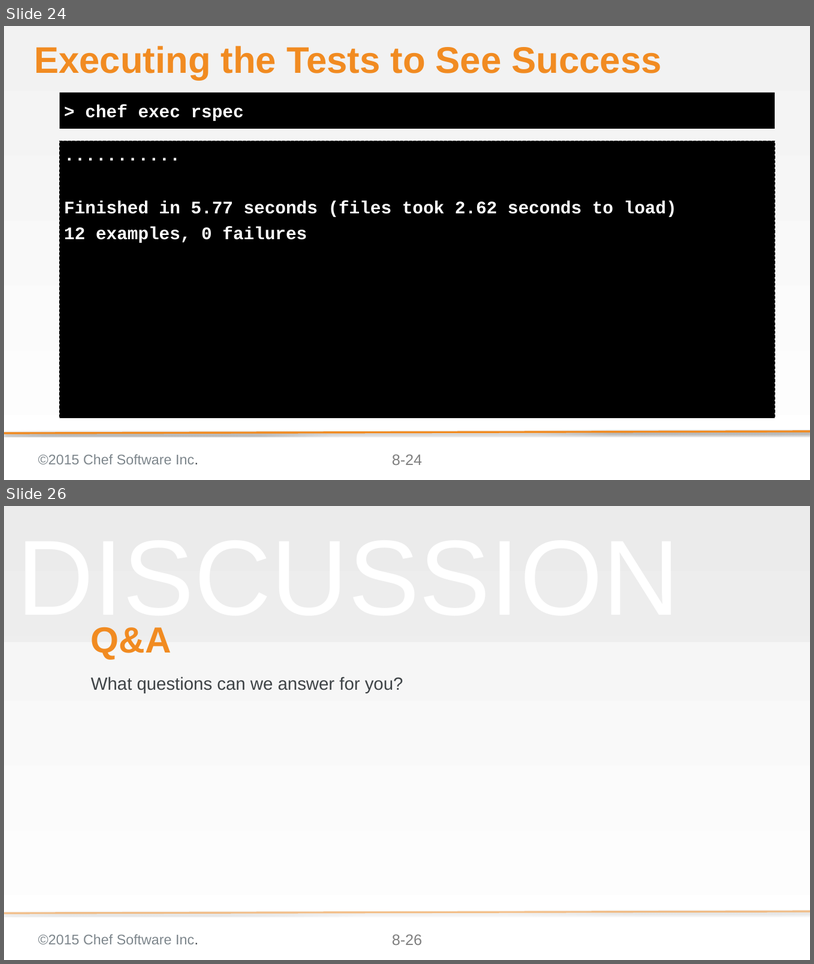
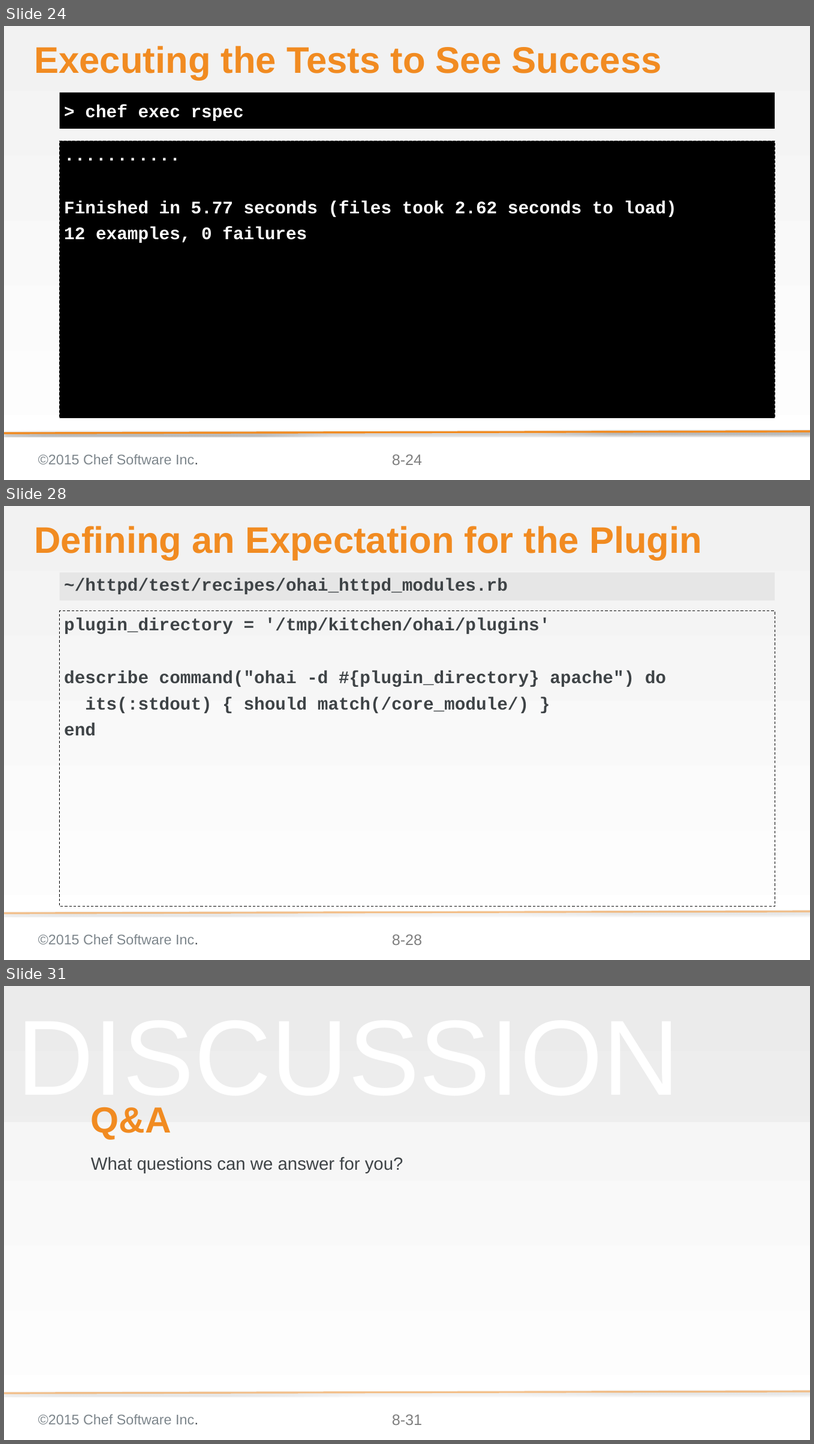
Before and after one commit to chef-training/extending_cookbooks, a slide deck: 08-creating_ohai_plugins.pptx. Shown one above the other, each under a label of ours: slides 24 and 26 before the commit, slides 24, 28 and 31 after it; the slides between them are not shown. The pictures are 814x964 and 814x1444 pixels, drawn with LibreOffice and Linux fonts; fonts in the diff are those of the drawing; background and template pictures are left out. Boxes give left, top, right and bottom in pixels: in the first picture for what was removed or moved away, otherwise in the second. Text is boxed around its words. In the diff, an @@ line names an element or a change of style, - is before the commit and + after.

Commit message:
Updates the 08 Ohai module

```diff
--- a/08-creating_ohai_plugins.pptx
+++ b/08-creating_ohai_plugins.pptx
@@ slide 28 added at [4,506,810,960], background gradient #F2F2F2 to #FFFFFF; not listed: 3 template elements that a slide beside it also shows @@
@@ title added at [34,526,702,560], 58.7 pt, text #F18B21, bold @@
+Defining an Expectation for the Plugin
@@ text added at [60,572,775,600], fill #D9D9D9 at 50% opacity, 28 pt, text #3E4346, bold @@
+~/httpd/test/recipes/ohai_httpd_modules.rb
@@ text added at [60,611,775,906], outline #000000 1 pt dashed, 28 pt, text #3E4346, bold @@
+plugin_directory = '/tmp/kitchen/ohai/plugins'
+describe command("ohai -d #{plugin_directory} apache") do
+its(:stdout) { should match(/core_module/) }
+end
@@ what was slide 26 is now slide 31 @@
@@ page number at [392,1414,422,1425]: text changed @@
-8-26
+8-31
```
Also in this commit, not shown: 9 slides changed, 4 other slides added.
